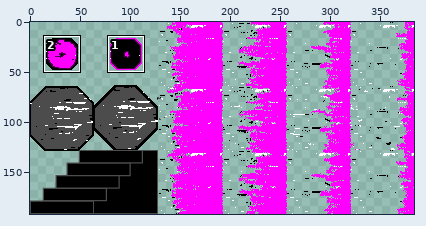
File history of a sprite sheet, Art/switches.png. The picture above shows the old version from afar; the outline marks the close-up.
Close-up. First the earlier version:
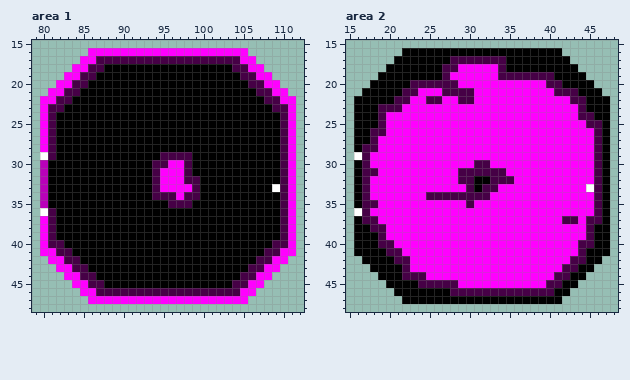
The file is 384x192 pixels. Pixels under 10% opacity are left out. Colours within 5 levels of each other are drawn and written as one. Shown: area 1: x 79..112, y 15..48; area 2: x 15..48, y 15..48. The commit also changed other parts of the picture, which this record leaves out.
Once edited:
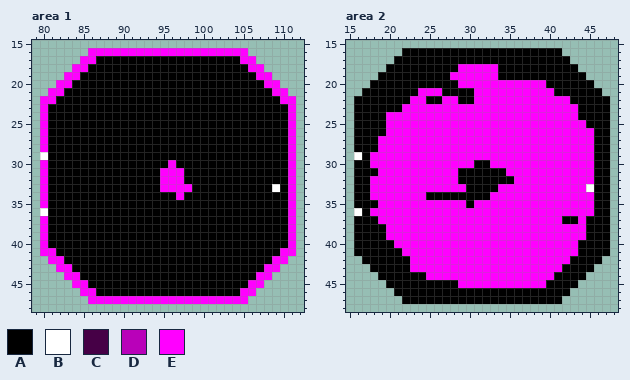
Palette (. is transparent): A #000000  B #ffffff  C #460046  D #b901b9  E #ff00ff
From old to new:
Changed rows in their new state; - is an unchanged pixel.
Area 1:
first column x 80:
17 -------AAAAAAAAAAAAAAAAAA------
18 ------AA----------------AA-----
19 -----AA------------------AA----
20 ----AA--------------------AA---
21 ---AA----------------------AA--
22 --AA------------------------AA-
23 -AA--------------------------AA
24 -A----------------------------A
25 -A----------------------------A
26 -A----------------------------A
27 -A----------------------------A
28 -A----------------------------A
29 -A-------------AAAA-----------A
30 E-------------AA-AA-----------A
31 E-------------A---A-----------A
32 E-------------A---AA----------A
33 E-------------A----A----------A
34 E-------------AAA-AA----------A
35 E---------------AAA-----------A
36 -A----------------------------A
37 -A----------------------------A
38 -A----------------------------A
39 -A----------------------------A
40 -AA--------------------------AA
41 --AA------------------------AA-
42 ---AA----------------------AA--
43 ----AA--------------------AA---
44 -----AA------------------AA----
45 ------AA----------------AA-----
46 -------AAAAAAAAAAAAAAAAAA------
Area 2:
first column x 17:
17 -----------AAAAAAA------------
18 ----------AA-----A------------
19 ----------A------AAAAAAA------
20 ------AAAAAA-----------AA-----
21 -----AA---AAAA----------AAA---
22 ----AA--AA--AA------------AA--
23 --AAA----------------------A--
24 --A------------------------AA-
25 --A-------------------------AA
26 -AA--------------------------A
27 -A---------------------------A
28 AA---------------------------A
29 A----------------------------A
30 A-------------AA-------------A
31 AA----------AAAAAA-----------A
32 A-----------AA--AAA----------A
33 A------------A-AA------------A
34 A-------AAAAAAAA-------------A
35 AA-----------A---------------A
36 A----------------------------A
37 AA-----------------------AA-AA
38 -AA-------------------------A-
39 --A-------------------------A-
40 --AA-----------------------AA-
41 ---AA----------------------A--
42 ----AA--------------------AA--
43 -----A-------------------AA---
44 -----AAA----------------AA----
45 -------AAAAA-----------AA-----
46 -----------AAAAAAAAAAAAA------
